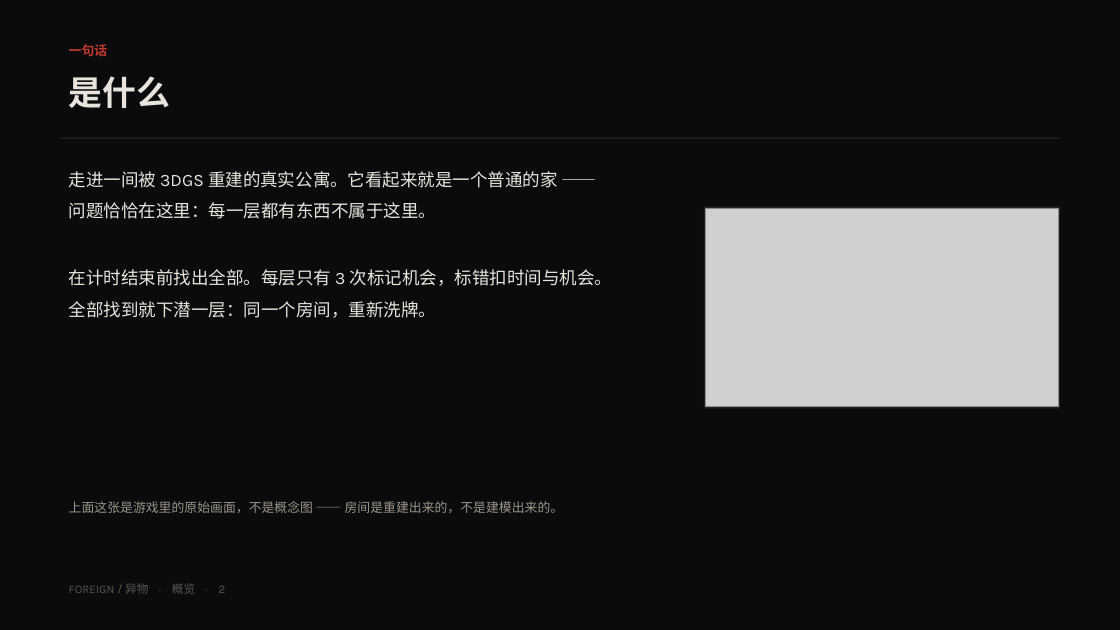
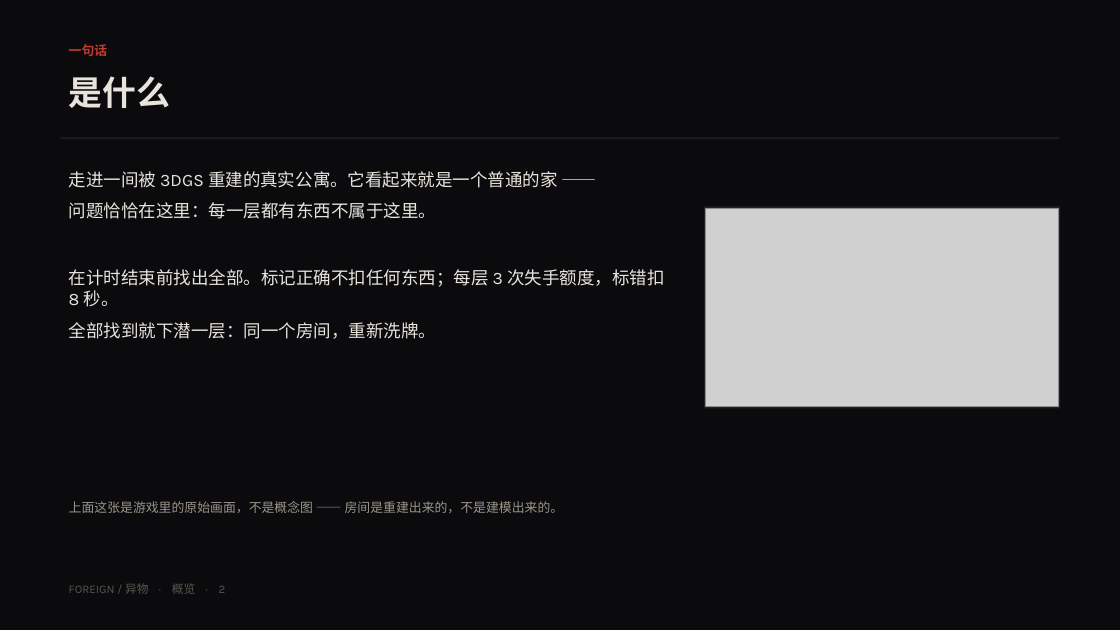
Before and after one commit to cyn-nya/foreign, a slide deck: slide 2 of artifacts/report/FOREIGN-report.pptx. Drawn at 1120x630 pixels with LibreOffice and Linux fonts; fonts in the diff are those of the drawing; grey boxes stand for pictures. Boxes give left, top, right and bottom in pixels: in the first picture for what was removed or moved away, otherwise in the second. Text is boxed around its words. In the diff, an @@ line names an element or a change of style, - is before the commit and + after.

```diff
--- a/artifacts/report/FOREIGN-report.pptx
+++ b/artifacts/report/FOREIGN-report.pptx
@@ text at <box>69,269,664,307</box>: text changed @@
-在计时结束前找出全部。每层只有 3 次标记机会，标错扣时间与机会。
+在计时结束前找出全部。标记正确不扣任何东西；每层 3 次失手额度，标错扣 8 秒。
```
Also in this commit, not shown: 1 other slide changed, 25 other files.
